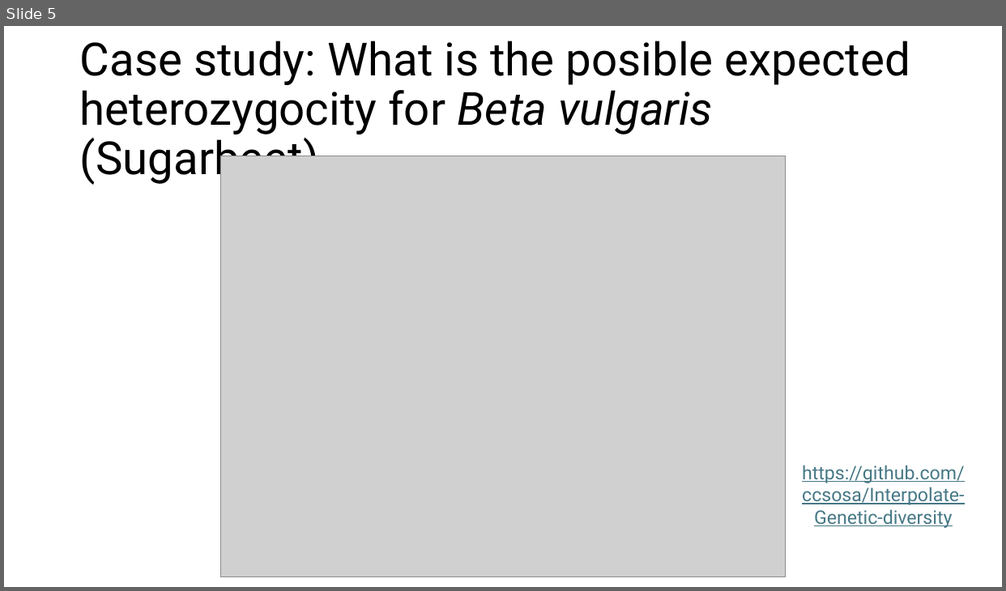
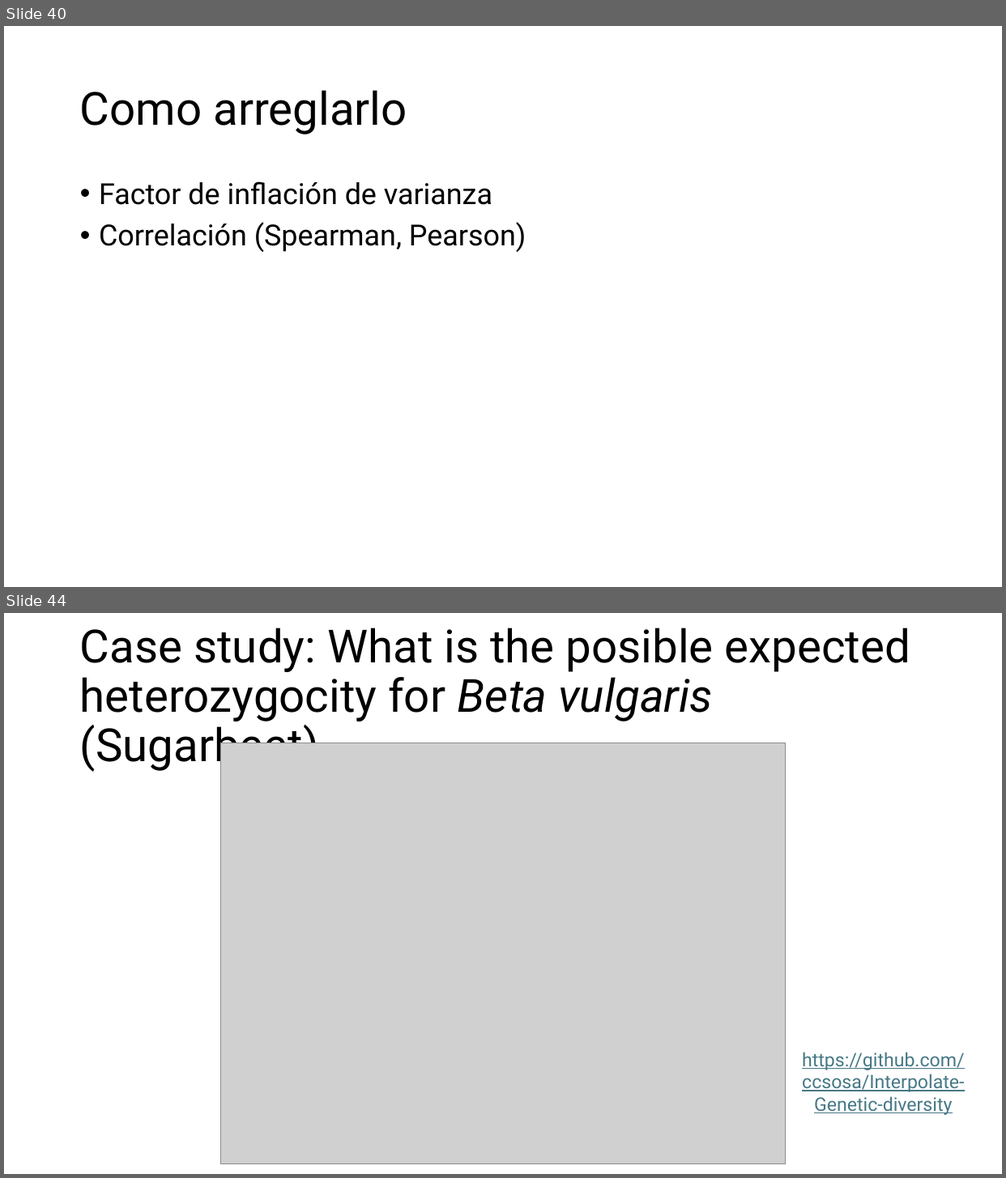
Before and after one commit to ccsosa/SDM_2026_2, a slide deck: 003_Machine_learning_R/Introduction to machine learning in R!.pptx. Shown one above the other, each under a label of ours: slide 5 before the commit, slides 40 and 44 after it; the slides between them are not shown. The pictures are 1006x591 and 1006x1178 pixels, drawn with LibreOffice and Linux fonts; fonts in the diff are those of the drawing; grey boxes stand for pictures. Boxes give left, top, right and bottom in pixels: in the first picture for what was removed or moved away, otherwise in the second. Text is boxed around its words. In the diff, an @@ line names an element or a change of style, - is before the commit and + after.

```diff
--- a/003_Machine_learning_R/Introduction to machine learning in R!.pptx
+++ b/003_Machine_learning_R/Introduction to machine learning in R!.pptx
@@ slide 40 added at [4,26,1002,587], background #FFFFFF @@
@@ title added at [80,90,407,135], 44 pt, text #000000 @@
+Como arreglarlo
@@ text added at [99,182,526,252], 28 pt, text #000000 @@
+• Factor de inflación de varianza
+• Correlación (Spearman, Pearson)
@@ what was slide 5 is now slide 44 @@
```
Also in this commit, not shown: 44 other slides added, 7 slides removed, 26 other files.
